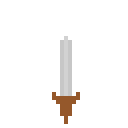
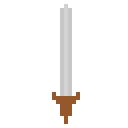
Revision of a layered w=128, h=128 image; what changed, layer by layer:
painted on "Calque 2" over 60, 4, 72, 40
